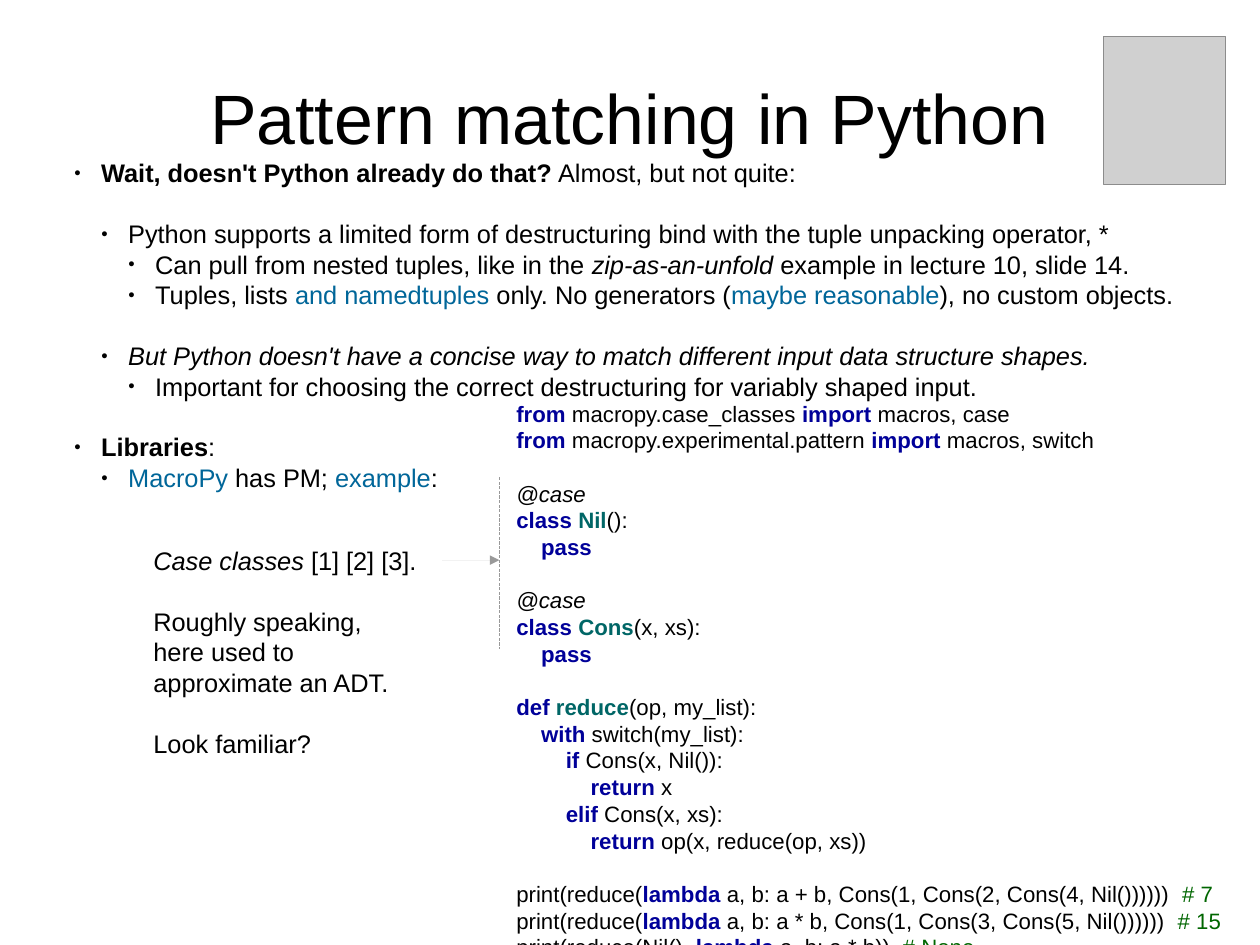
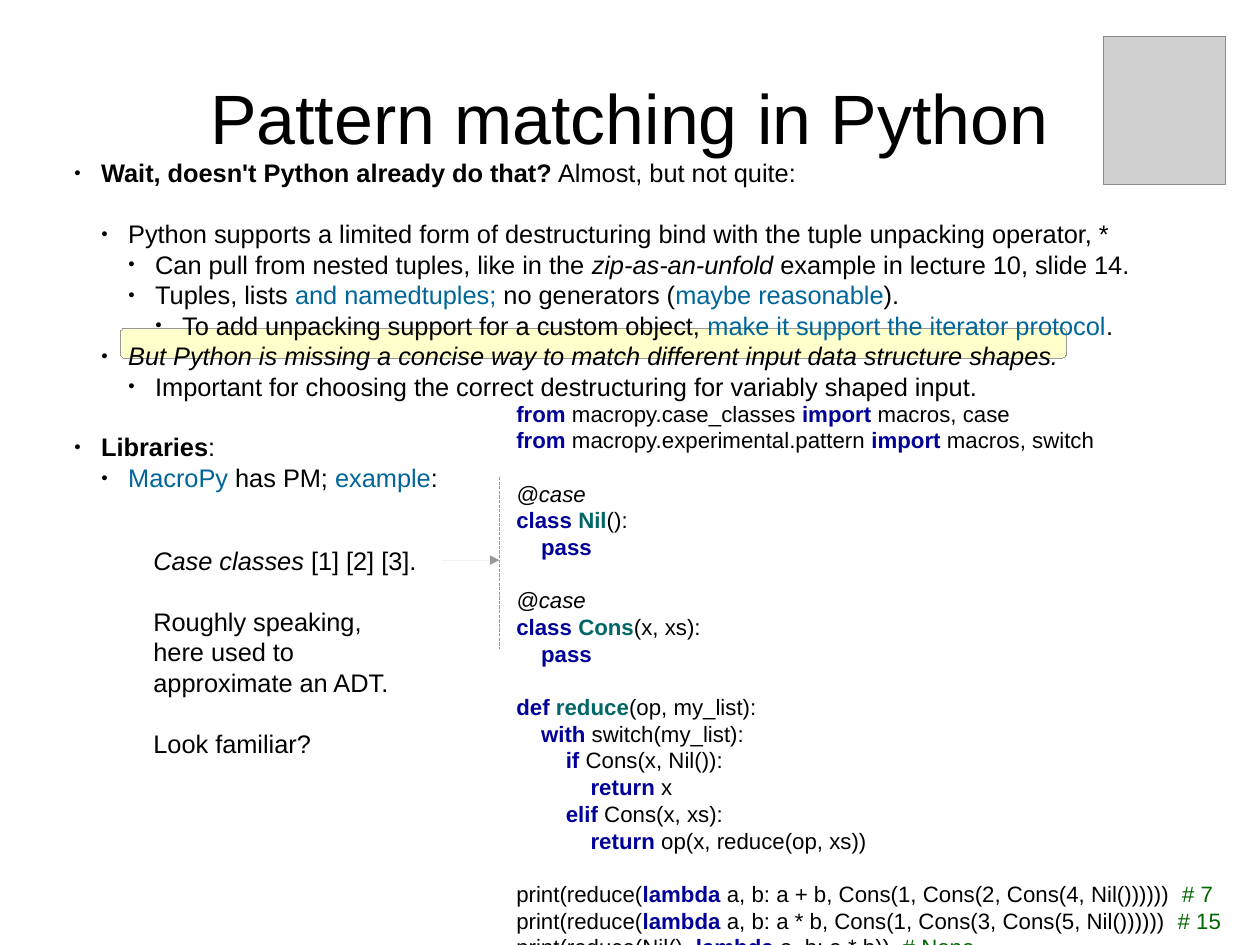
Before and after one commit to Technologicat/python-3-scicomp-intro, a slide deck: slide 36 of lecture_slides/src/lectures_10_and_11/lectures_tut_2018_11.odp. Drawn at 1260x945 pixels with LibreOffice and Linux fonts; fonts in the diff are those of the drawing; grey boxes stand for pictures. Boxes give left, top, right and bottom in pixels: in the first picture for what was removed or moved away, otherwise in the second. Text is boxed around its words. In the diff, an @@ line names an element or a change of style, - is before the commit and + after.

Commit message:
fix mistake in lecture 11 slides; add iterator protocol example

```diff
--- a/lecture_slides/src/lectures_10_and_11/lectures_tut_2018_11.odp
+++ b/lecture_slides/src/lectures_10_and_11/lectures_tut_2018_11.odp
@@ text at (128, 285, 1113, 371): text changed @@
-    ● Tuples, lists and namedtuples only. No generators (maybe reasonable), no custom objects.
-  ● But Python doesn't have a concise way to match different input data structure shapes.
+    ● Tuples, lists and namedtuples; no generators (maybe reasonable).
+      ● To add unpacking support for a custom object, make it support the iterator protocol.
+  ● But Python is missing a concise way to match different input data structure shapes.
@@ rounded rectangle added at (120, 328, 1067, 359), fill #FFFFCC, outline #999999 0 pt @@
```
Also in this commit, not shown: 2 other files.
